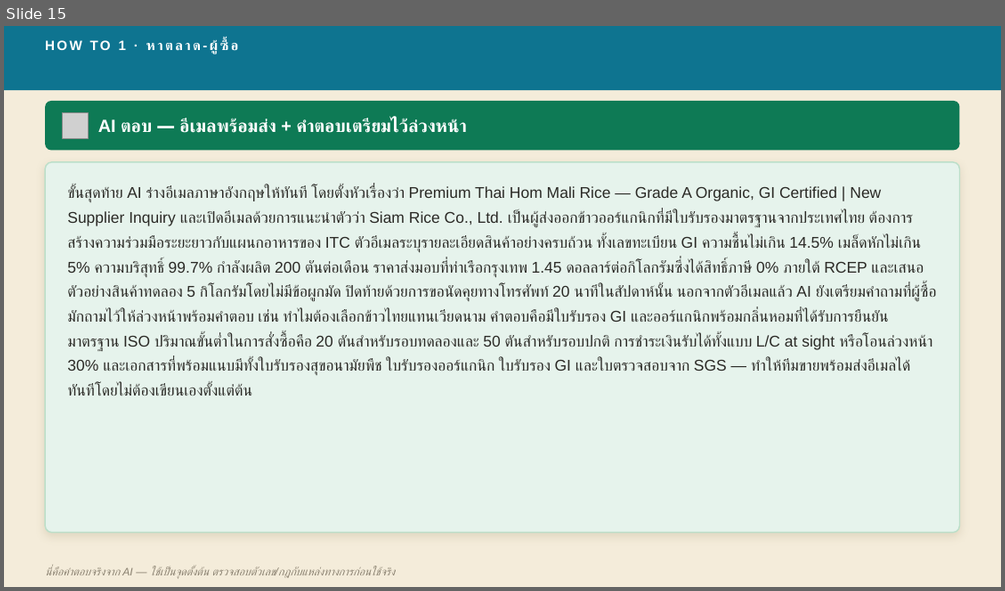
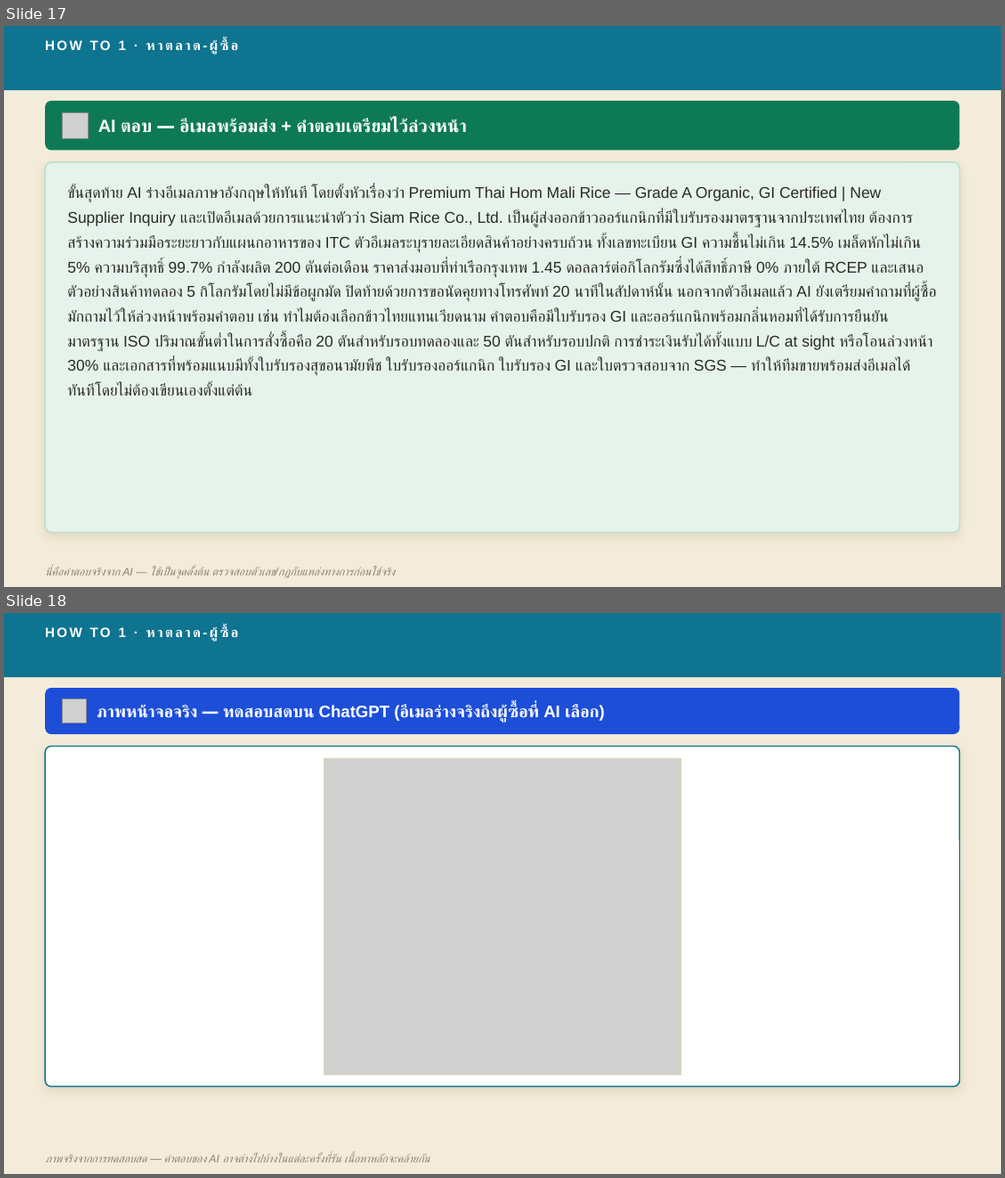
Before and after one commit to skunpoj/krungsri, a slide deck: deck/out3.pptx. Shown one above the other, each under a label of ours: slide 15 before the commit, slides 17 and 18 after it. The pictures are 1005x591 and 1005x1178 pixels, drawn with LibreOffice and Linux fonts; fonts in the diff are those of the drawing; grey boxes stand for pictures. Boxes give left, top, right and bottom in pixels: in the first picture for what was removed or moved away, otherwise in the second. Text is boxed around its words. In the diff, an @@ line names an element or a change of style, - is before the commit and + after.

```diff
--- a/deck/out3.pptx
+++ b/deck/out3.pptx
@@ slide 18 added at [4,613,1001,1174], background #F4ECDA @@
@@ rectangle added at [4,613,1001,677], fill #0E7490 @@
@@ text added at [119,626,239,641], 13 pt, text #FFFFFF, bold @@
+HOW TO 1 · หาตลาด-ผู้ซื้อ
@@ rounded rectangle added at [45,688,960,734], fill #1D4ED8 @@
@@ picture added at [63,699,86,723] @@
@@ text added at [97,705,605,722], 16 pt, text #FFFFFF, bold @@
+ภาพหน้าจอจริง — ทดสอบสดบน ChatGPT (อีเมลร่างจริงถึงผู้ซื้อที่ AI เลือก)
@@ rounded rectangle added at [45,747,960,1086], fill #FFFFFF, outline #0E7490 1.25 pt @@
@@ picture added at [324,758,680,1074] @@
@@ rectangle added at [324,758,680,1074], outline #E0D3B8 0.75 pt @@
@@ text added at [45,1153,429,1162], 10.5 pt, text #8A8170, italic @@
+ภาพจริงจากการทดสอบสด — คำตอบของ AI อาจต่างไปบ้างในแต่ละครั้งที่รัน เนื้อหาหลักจะคล้ายกัน
@@ what was slide 15 is now slide 17 @@
```
Also in this commit, not shown: 2 slides changed, 6 other slides added, 6 other files.
